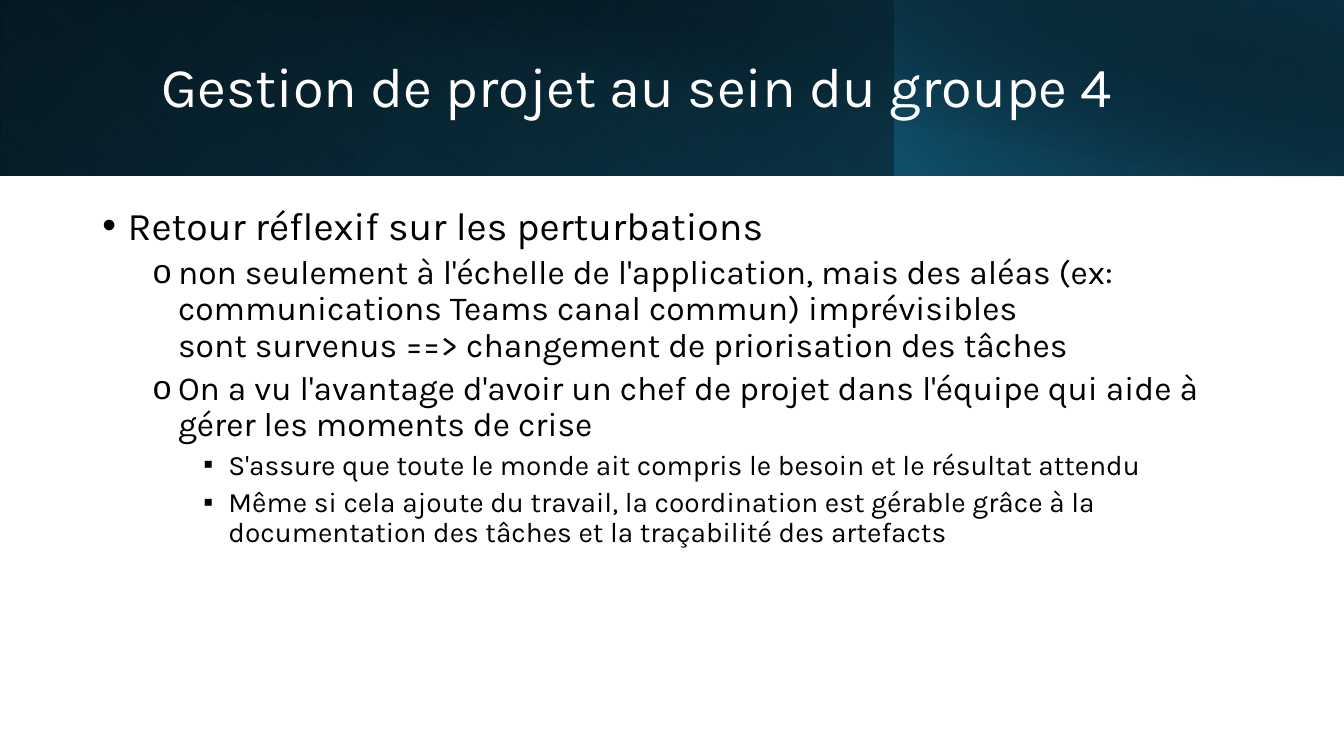
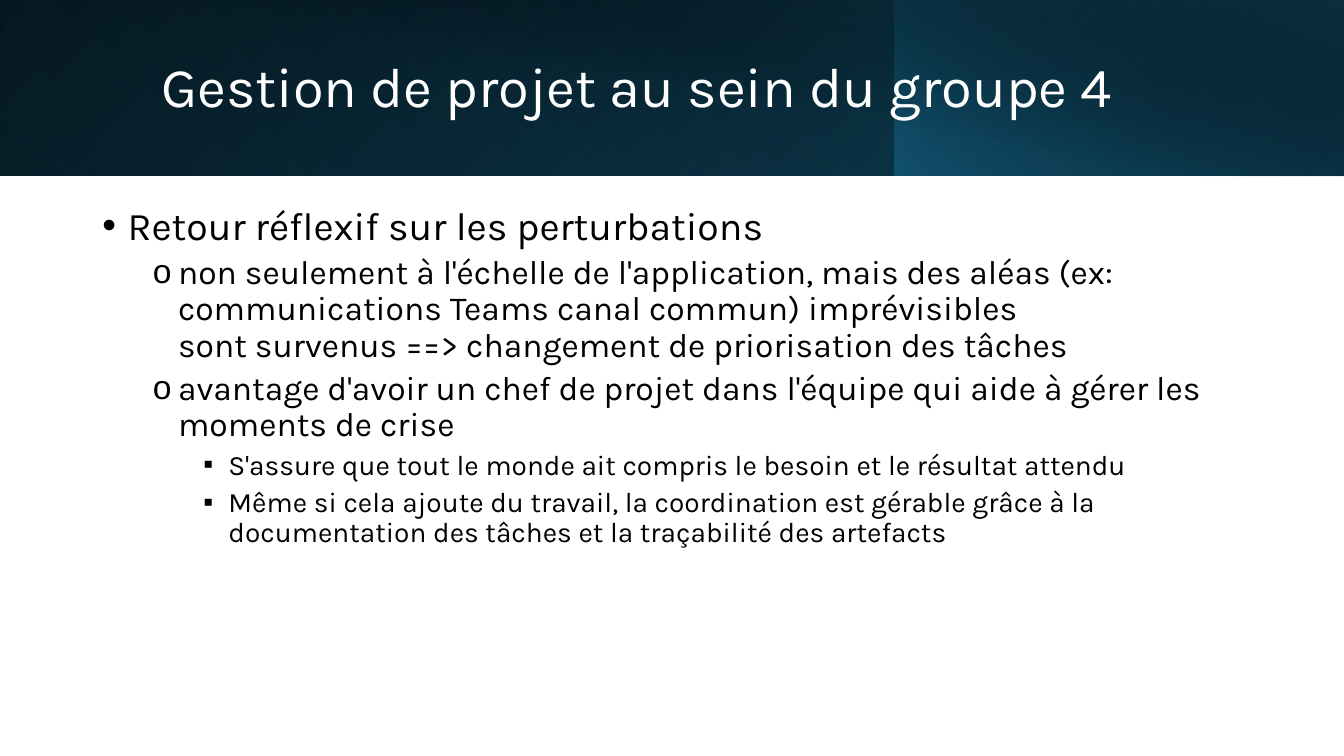
Before and after one commit to EQUIPE-4-APOCALIPSSI/IPSSI_APOCAL_KIT, a slide deck: slide 20 of docs/soutenance/Soutenance_EQUIPE-4_APOCALIPSSI.pptx (slide 13 before the commit). Drawn at 1344x756 pixels with LibreOffice and Linux fonts; fonts in the diff are those of the drawing. Boxes give left, top, right and bottom in pixels: in the first picture for what was removed or moved away, otherwise in the second. Text is boxed around its words. In the diff, an @@ line names an element or a change of style, - is before the commit and + after.

Commit message:
docs(soutenance): finalisation du support de présentation avec le groupe

```diff
--- a/docs/soutenance/Soutenance_EQUIPE-4_APOCALIPSSI.pptx
+++ b/docs/soutenance/Soutenance_EQUIPE-4_APOCALIPSSI.pptx
@@ text at box(178, 374, 1200, 482): text changed @@
-  o On a vu l'avantage d'avoir un chef de projet dans l'équipe qui aide à gérer les moments de crise
-    ▪ S'assure que toute le monde ait compris le besoin et le résultat attendu
+  o avantage d'avoir un chef de projet dans l'équipe qui aide à gérer les moments de crise
+    ▪ S'assure que tout le monde ait compris le besoin et le résultat attendu
```
Also in this commit, not shown: 3 other slides changed, 8 slides added.
